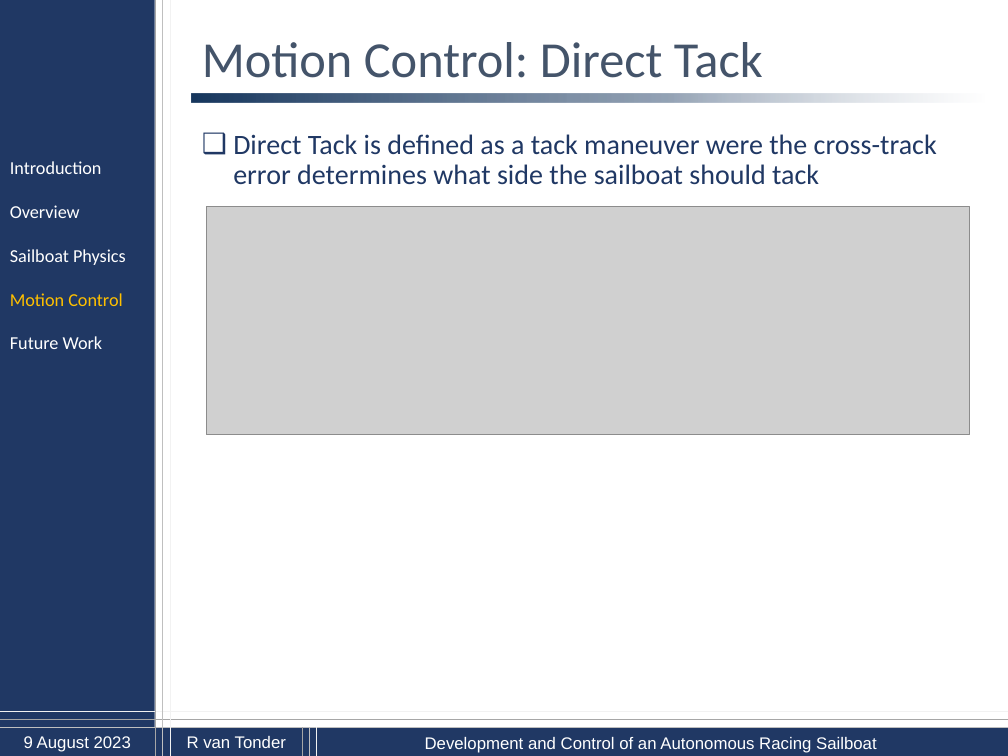
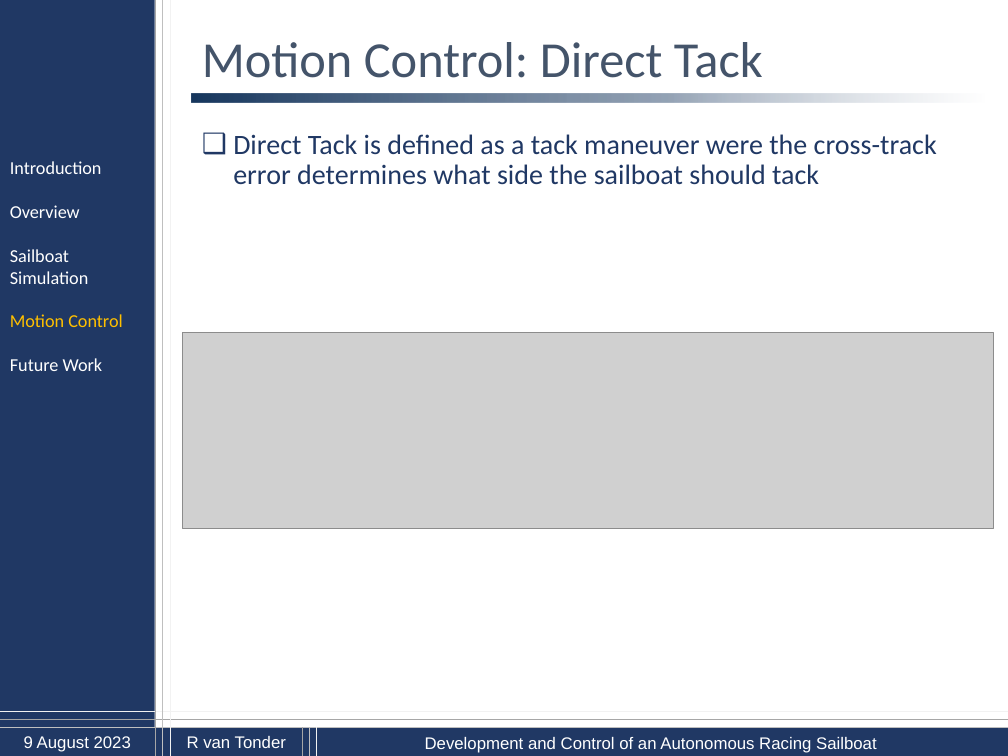
Before and after one commit to 22569596/MEng, a slide deck: slide 27 of Presentations/sailboat_Slides.pptx (slide 26 before the commit). Drawn at 1008x756 pixels with LibreOffice and Linux fonts; fonts in the diff are those of the drawing; grey boxes stand for pictures; background and template pictures are left out. Boxes give left, top, right and bottom in pixels: in the first picture for what was removed or moved away, otherwise in the second. Text is boxed around its words. In the diff, an @@ line names an element or a change of style, - is before the commit and + after.

```diff
--- a/Presentations/sailboat_Slides.pptx
+++ b/Presentations/sailboat_Slides.pptx
@@ picture removed at bbox=[207, 207, 970, 435] @@
@@ text at bbox=[10, 249, 88, 284]: text changed @@
-Sailboat Physics
+Sailboat Simulation
@@ picture added at bbox=[182, 333, 993, 528] @@
```
Also in this commit, not shown: 25 other slides changed, 2 slides added.
